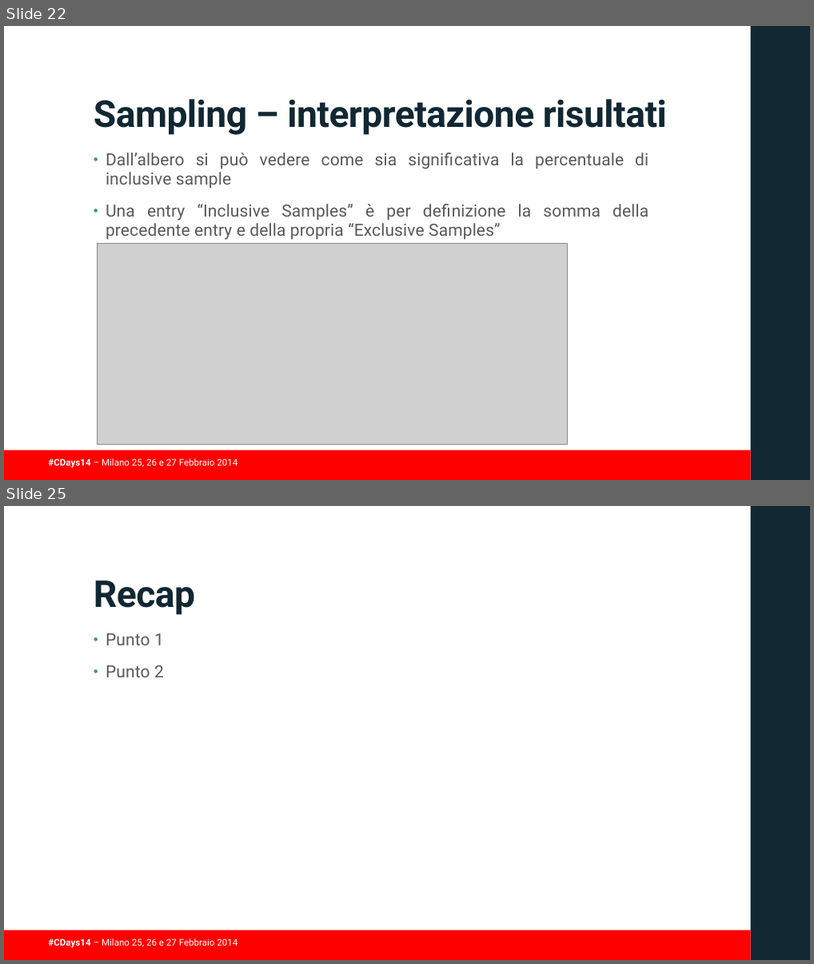
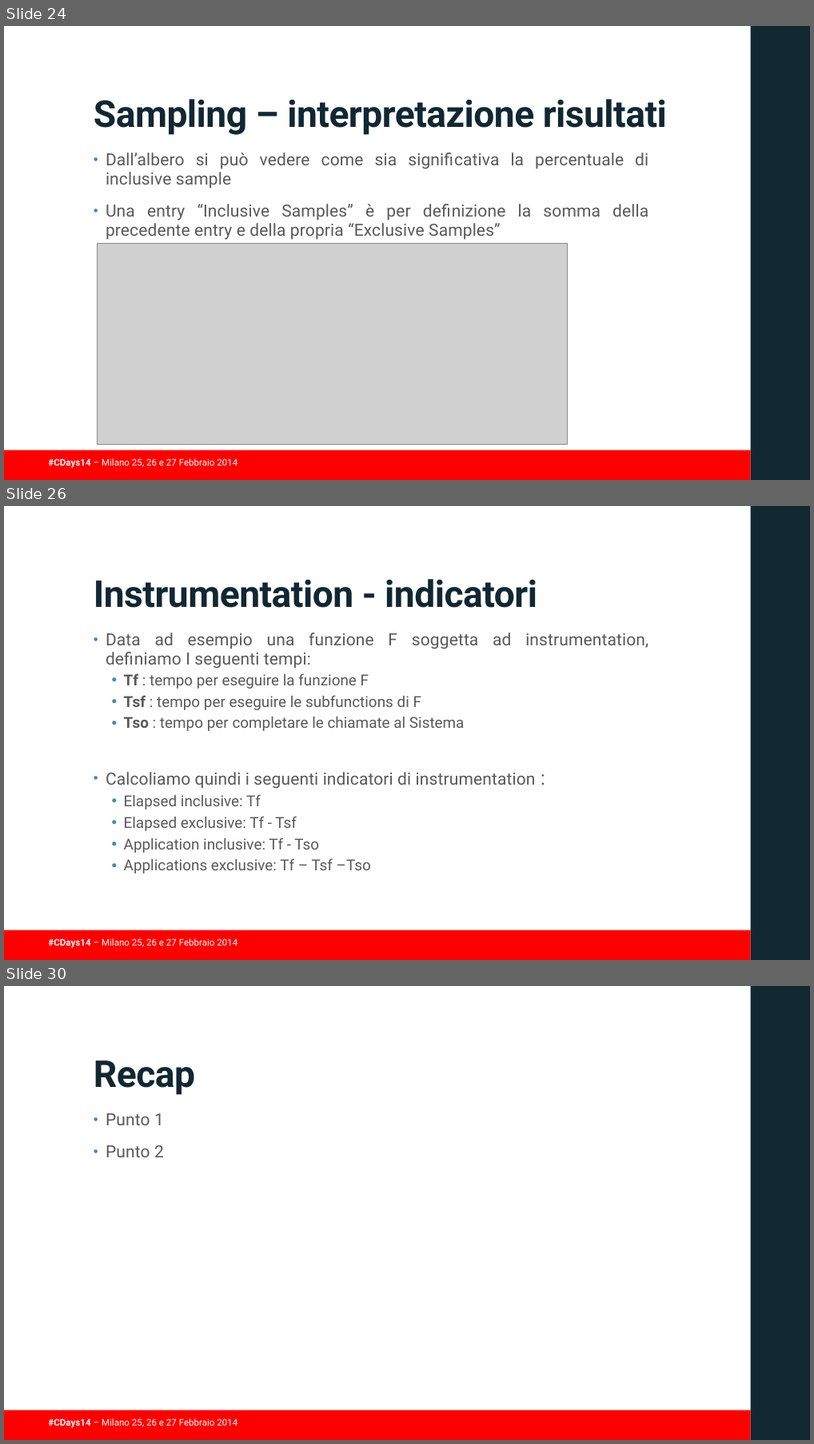
Before and after one commit to guidop/CDays14, a slide deck: presentazioneCDAYS2014.pptx. Shown one above the other, each under a label of ours: slides 22 and 25 before the commit, slides 24, 26 and 30 after it; the slides between them are not shown. The pictures are 814x964 and 814x1444 pixels, drawn with LibreOffice and Linux fonts; fonts in the diff are those of the drawing; grey boxes stand for pictures; background and template pictures are left out. Boxes give left, top, right and bottom in pixels: in the first picture for what was removed or moved away, otherwise in the second. Text is boxed around its words. In the diff, an @@ line names an element or a change of style, - is before the commit and + after.

```diff
--- a/presentazioneCDAYS2014.pptx
+++ b/presentazioneCDAYS2014.pptx
@@ slide 26 added at [4, 506, 810, 960], background #FFFFFF; not listed: 3 template elements that a slide beside it also shows @@
@@ title added at [94, 579, 538, 608], 44 pt, text #112732, bold @@
+Instrumentation - indicatori
@@ text added at [106, 632, 649, 873], 18 pt, text #595959 @@
+• Data ad esempio una funzione F soggetta ad instrumentation, definiamo I seguenti tempi:
+  • Tf : tempo per eseguire la funzione F
+  • Tsf : tempo per eseguire le subfunctions di F
+  • Tso : tempo per completare le chiamate al Sistema
+• Calcoliamo quindi i seguenti indicatori di instrumentation :
+  • Elapsed inclusive: Tf
+  • Elapsed exclusive: Tf - Tsf
+  • Application inclusive: Tf - Tso
+  • Applications exclusive: Tf – Tsf –Tso
@@ what was slide 22 is now slide 24 @@
@@ what was slide 25 is now slide 30 @@
```
Also in this commit, not shown: 2 slides changed, 4 other slides added.
